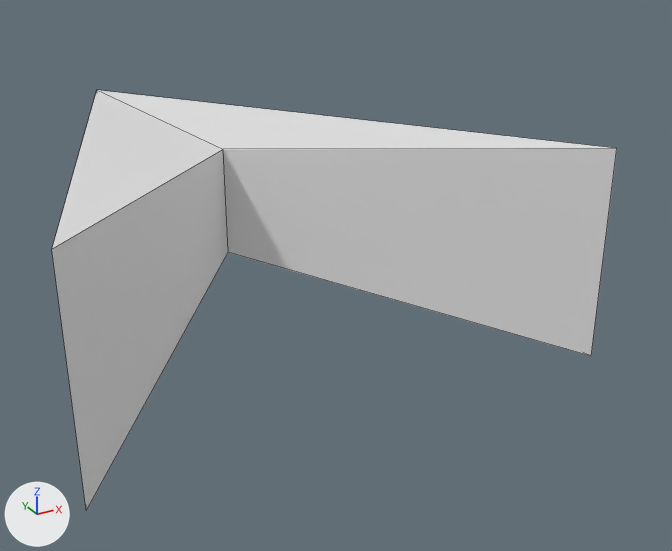
The FBX model Assets/Models/RadarIcons.fbx as it was, and as the next commit left it.
Camera for both pictures: a camera (50 mm lens) standing at (-0.0294, -0.0828, 0.0274) and looking at (0.01, -0.0113, -0.0084). The axes (+X, +Y, +Z) are drawn at lower left. The lights are the same throughout. The older version comes first. Mesh edges are drawn as thin lines. Where no turn or scale is listed for an object, it has been applied to the vertices.

The first picture shows 'Arrow'.
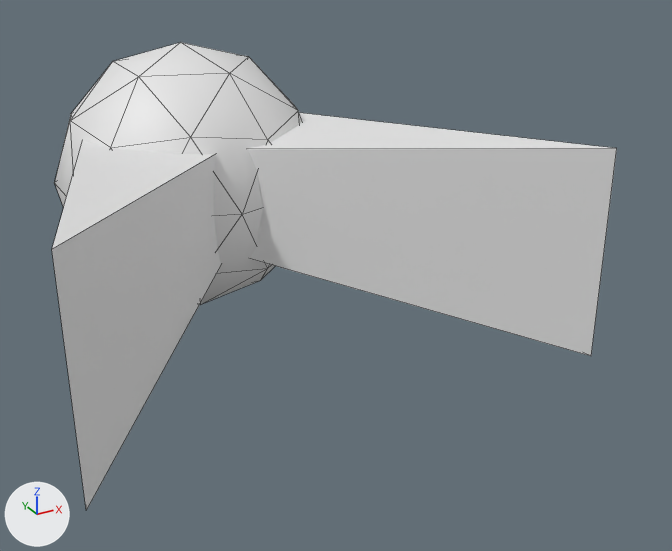
Edits to the bpy script that builds the scene:
```text
Add me_iconicosphere:
    me_iconicosphere.from_pydata(...)  # an icosphere of 80 faces spanning x -0.012..0.012, y -0.0127..0.0127, z -0.0127..0.0127
Add ob_iconicosphere:
    ob_iconicosphere = bpy.data.objects.new('IconIcoSphere', me_iconicosphere)
    ob_iconicosphere.location = (0.0, 0.0, 0.0)
```

Boxes (x1, y1, x2, y2) around the edits, measured in the pictures (672 x 551 px):
'IconIcoSphere', added: after (55, 42, 302, 305)
